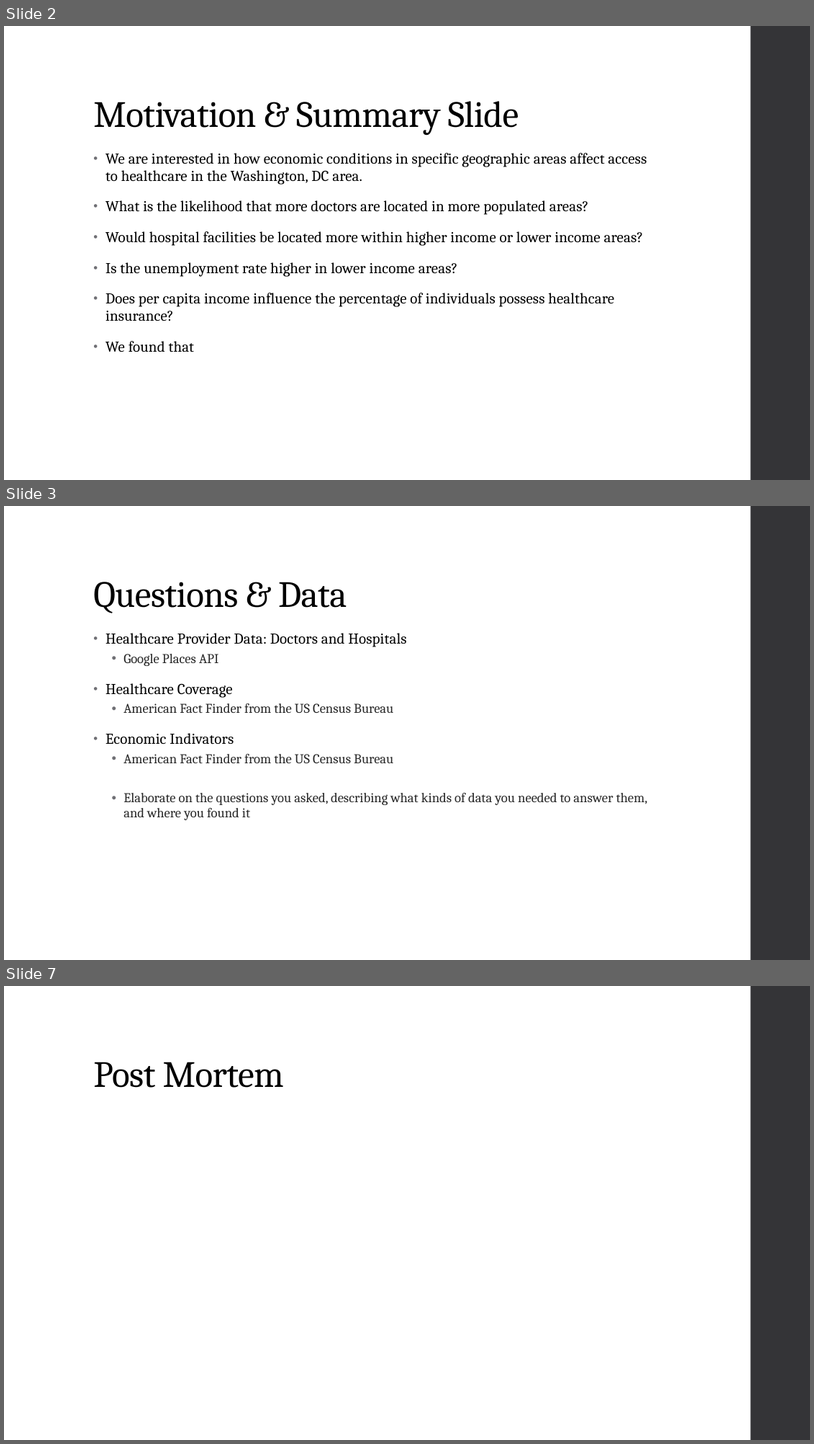
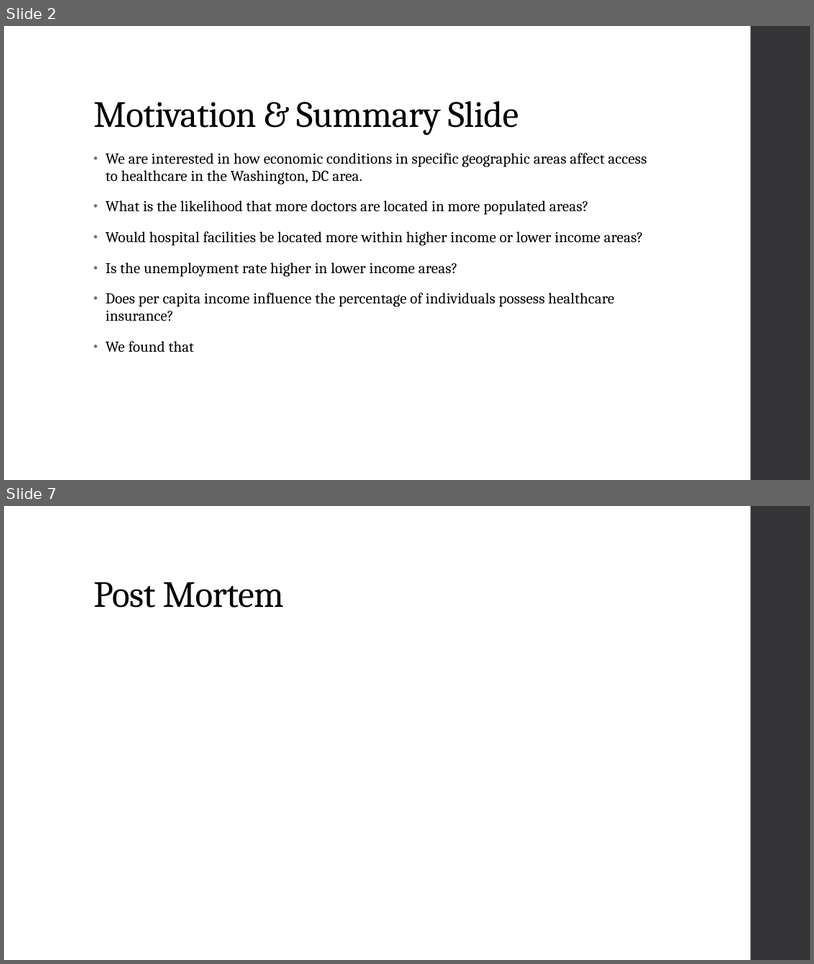
Before and after one commit to HeyMikeMarshall/DMV-HealthcarePy, a slide deck: DMV_Health_Care_Presentation.pptx. Shown one above the other, each under a label of ours: slides 2, 3 and 7 before the commit, slides 2 and 7 after it; the slides between them are not shown. The pictures are 814x1444 and 814x964 pixels, drawn with LibreOffice and Linux fonts; fonts in the diff are those of the drawing; background and template pictures are left out. Boxes give left, top, right and bottom in pixels: in the first picture for what was removed or moved away, otherwise in the second. Text is boxed around its words. In the diff, an @@ line names an element or a change of style, - is before the commit and + after.

```diff
--- a/DMV_Health_Care_Presentation.pptx
+++ b/DMV_Health_Care_Presentation.pptx
@@ slide 3 removed at bbox=[4, 506, 810, 960], background picture (left out); not listed: 1 template element that a slide beside it also shows @@
@@ title removed at bbox=[93, 582, 347, 613] @@
-Questions & Data
@@ text removed at bbox=[106, 633, 648, 820] @@
-• Healthcare Provider Data: Doctors and Hospitals
-  • Google Places API
-• Healthcare Coverage
-  • American Fact Finder from the US Census Bureau
-• Economic Indivators
-  • American Fact Finder from the US Census Bureau
-  • Elaborate on the questions you asked, describing what kinds of data you needed to answer them, and where you found it
```
Also in this commit, not shown: 2 slides changed, 2 slides added, 1 other slide removed, 2 other files.
